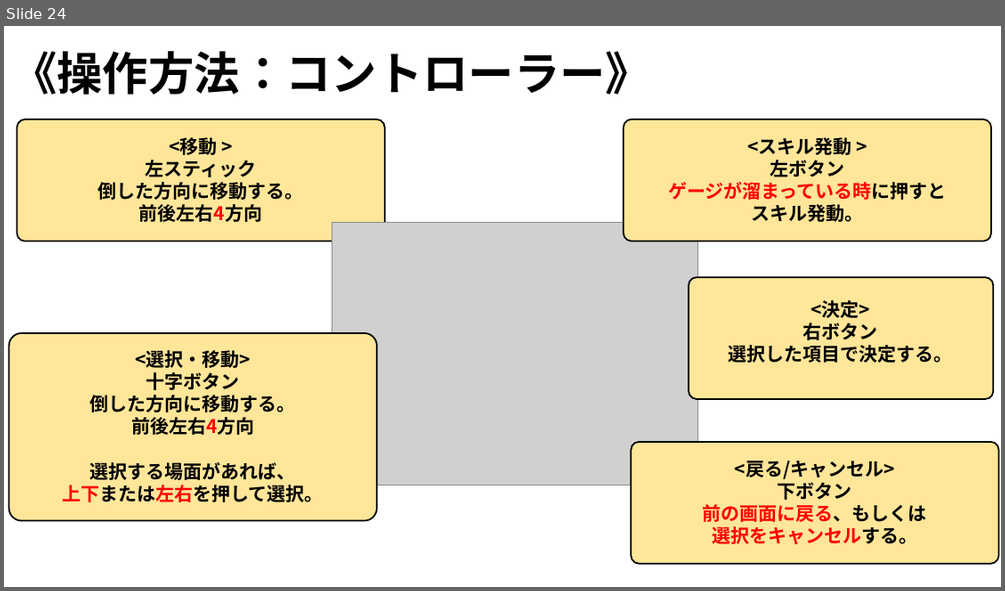
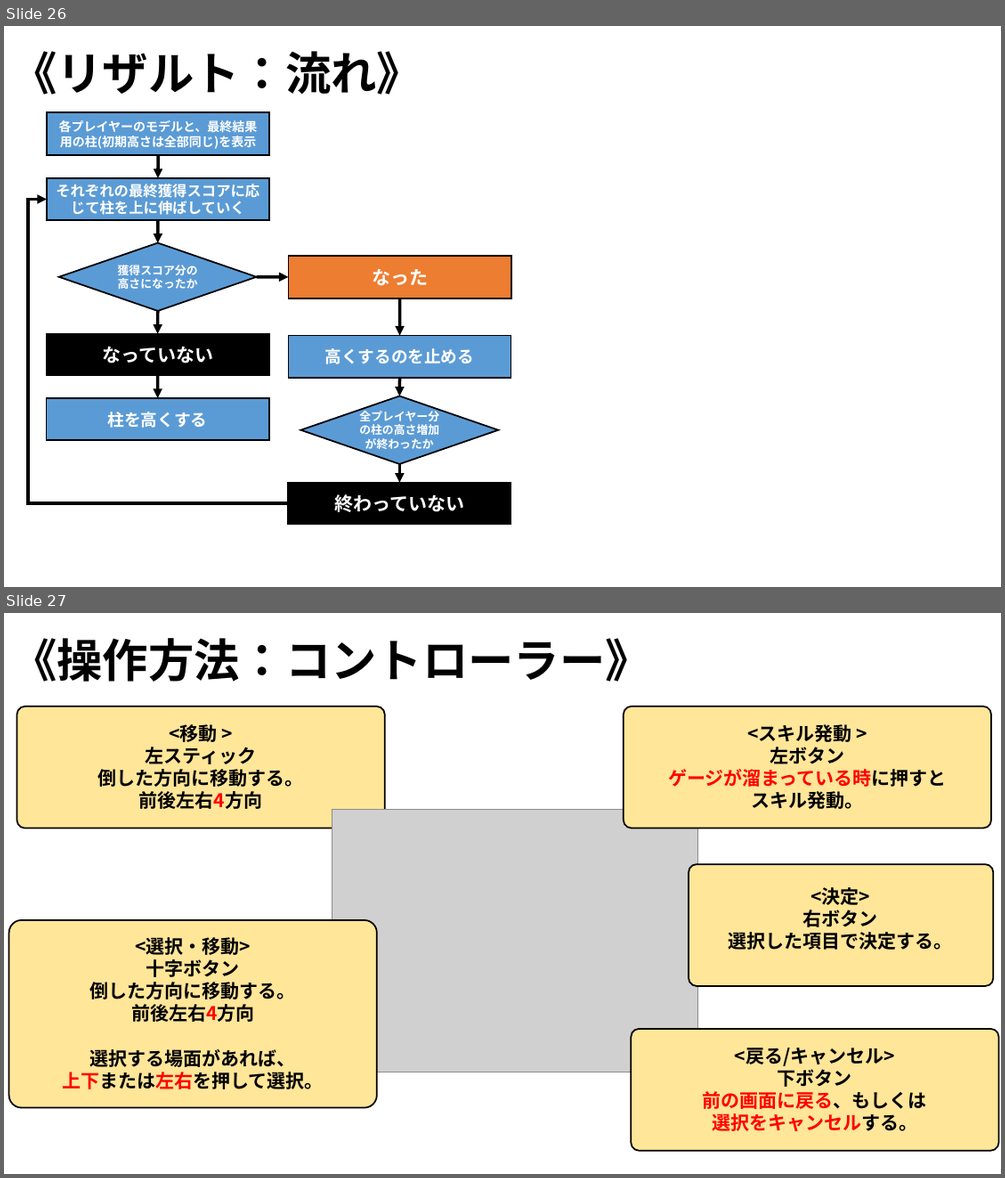
Before and after one commit to ARITA-MEIGEN/C-Team001, a slide deck: data/GS3_チーム2_仕様書.pptx. Shown one above the other, each under a label of ours: slide 24 before the commit, slides 26 and 27 after it. The pictures are 1005x591 and 1005x1178 pixels, drawn with LibreOffice and Linux fonts; fonts in the diff are those of the drawing; grey boxes stand for pictures; background and template pictures are left out. Boxes give left, top, right and bottom in pixels: in the first picture for what was removed or moved away, otherwise in the second. Text is boxed around its words. In the diff, an @@ line names an element or a change of style, - is before the commit and + after.

```diff
--- a/data/GS3_チーム2_仕様書.pptx
+++ b/data/GS3_チーム2_仕様書.pptx
@@ slide 26 added at bbox=[4, 26, 1001, 587], background picture (left out) @@
@@ text added at bbox=[11, 51, 422, 95], 44 pt, text #000000, bold @@
+《リザルト：流れ》
@@ rectangle added at bbox=[47, 112, 269, 155], fill #5B9BD5, outline #000000 1.5 pt, 12 pt, text #FFFFFF, bold @@
+各プレイヤーのモデルと、最終結果用の柱(初期高さは全部同じ)を表示
@@ arrow added from (158, 155) to (158, 178), #000000 3 pt @@
@@ rectangle added at bbox=[47, 178, 269, 220], fill #5B9BD5, outline #000000 1.5 pt, 14 pt, text #FFFFFF, bold @@
+それぞれの最終獲得スコアに応じて柱を上に伸ばしていく
@@ elbow arrow added from (288, 503) to (47, 200), #000000 3 pt @@
@@ arrow added from (158, 220) to (158, 243), #000000 3 pt @@
@@ diamond added at bbox=[59, 243, 257, 311], fill #5B9BD5, outline #000000 1.5 pt, 11 pt, text #FFFFFF, bold @@
+獲得スコア分の高さになったか
@@ rectangle added at bbox=[288, 256, 511, 298], fill #ED7D31, outline #000000 1.5 pt, 18 pt, text #FFFFFF, bold @@
+なった
@@ arrow added from (257, 276) to (288, 277), #000000 3 pt @@
@@ arrow added from (158, 311) to (157, 333), #000000 3 pt @@
@@ arrow added from (399, 298) to (399, 336), #000000 3 pt @@
@@ rectangle added at bbox=[46, 333, 268, 375], fill #000000, outline #000000 1.5 pt, 18 pt, text #FFFFFF, bold @@
+なっていない
@@ rectangle added at bbox=[288, 336, 511, 378], fill #5B9BD5, outline #000000 1.5 pt, 16 pt, text #FFFFFF, bold @@
+高くするのを止める
@@ rectangle added at bbox=[47, 398, 269, 440], fill #5B9BD5, outline #000000 1.5 pt, 16 pt, text #FFFFFF, bold @@
+柱を高くする
@@ arrow added from (157, 375) to (158, 398), #000000 3 pt @@
@@ diamond added at bbox=[301, 396, 498, 464], fill #5B9BD5, outline #000000 1.5 pt, 11 pt, text #FFFFFF, bold @@
+全プレイヤー分の柱の高さ増加が終わったか
@@ arrow added from (399, 378) to (399, 396), #000000 3 pt @@
@@ arrow added from (399, 464) to (399, 483), #000000 3 pt @@
@@ rectangle added at bbox=[288, 483, 511, 524], fill #000000, outline #000000 1.5 pt, 18 pt, text #FFFFFF, bold @@
+終わっていない
@@ what was slide 24 is now slide 27 @@
```
Also in this commit, not shown: 1 slide changed, 3 other slides added.
